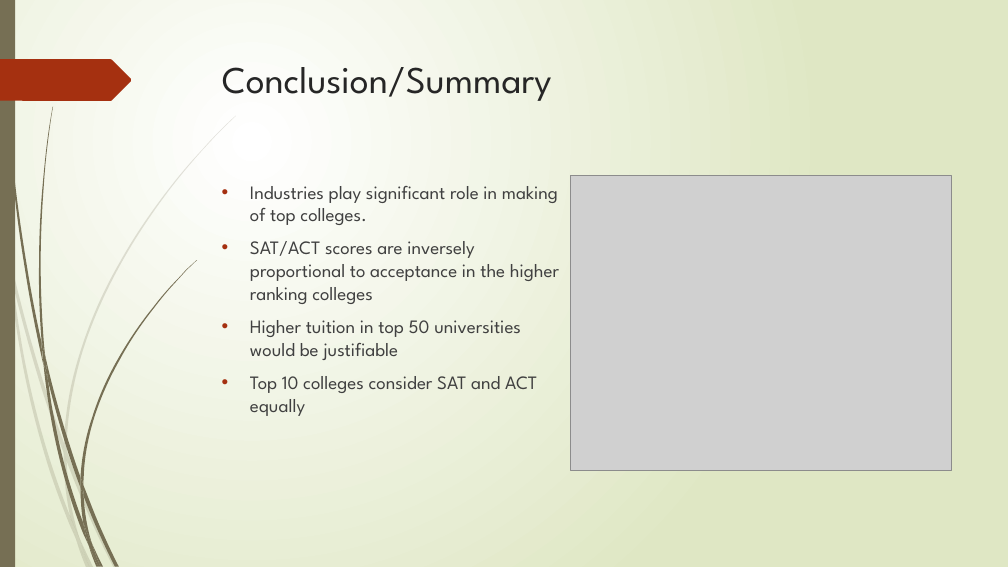
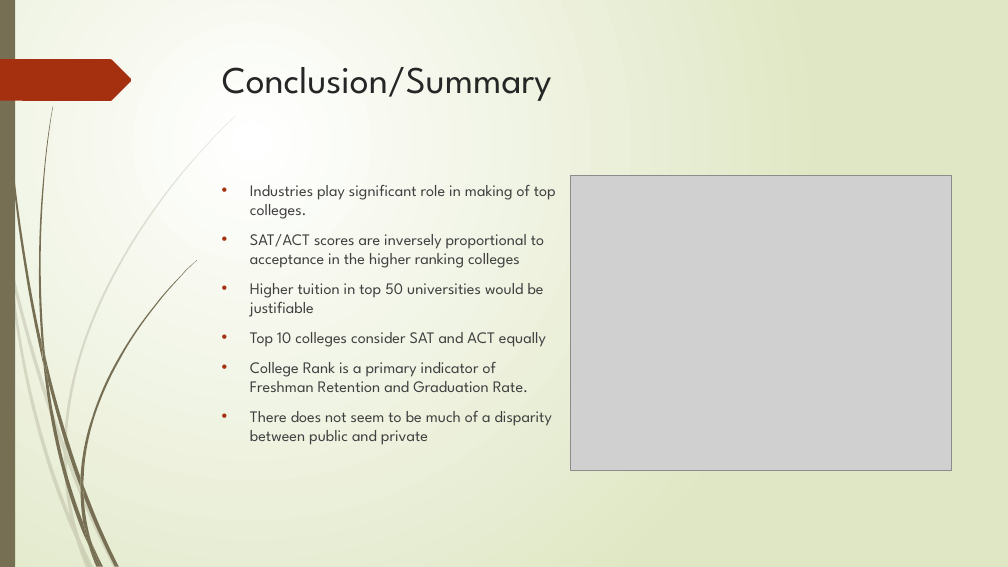
Before and after one commit to nimisha727/Group-Two-Project-One, a slide deck: slide 12 of University outcomes.pptx (slide 9 before the commit). Drawn at 1008x567 pixels with LibreOffice and Linux fonts; fonts in the diff are those of the drawing; grey boxes stand for pictures. Boxes give left, top, right and bottom in pixels: in the first picture for what was removed or moved away, otherwise in the second. Text is boxed around its words. In the diff, an @@ line names an element or a change of style, - is before the commit and + after.

```diff
--- a/University outcomes.pptx
+++ b/University outcomes.pptx
@@ text at <box>250,185,556,347</box>: size 18 to 15.3 pt in "Industries play significant role in making of ...", "SAT/ACT scores are inversely proportional to acceptance ...", "Higher tuition in top 50 universities would ...", "Top 10 colleges consider SAT and ACT ..." @@
@@ text at <box>250,362,552,445</box>: paragraphs added @@
+• College Rank is a primary indicator of Freshman Retention and Graduation Rate.
+• There does not seem to be much of a disparity between public and private
```
Also in this commit, not shown: 3 other slides changed, 4 slides added, 1 slide removed.
